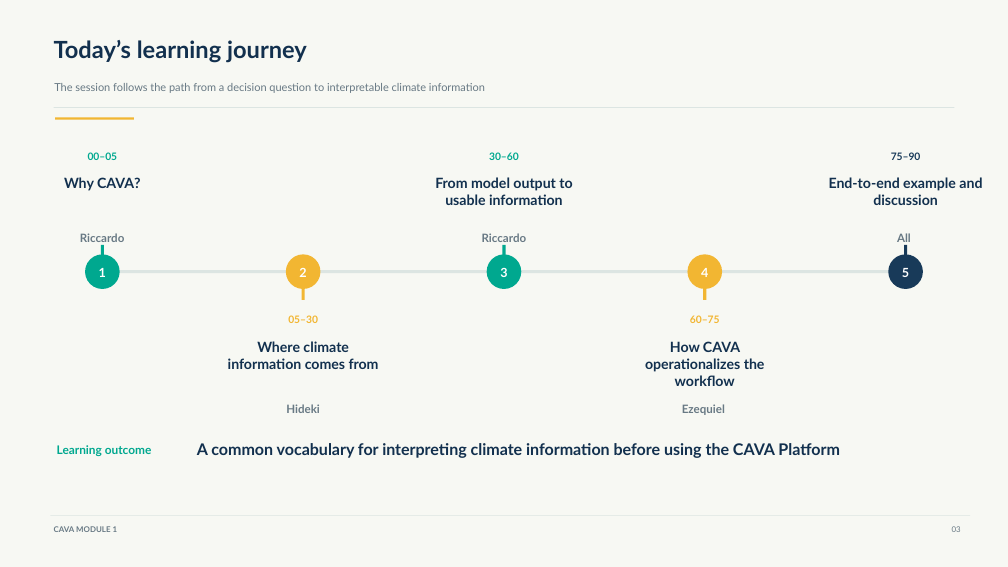
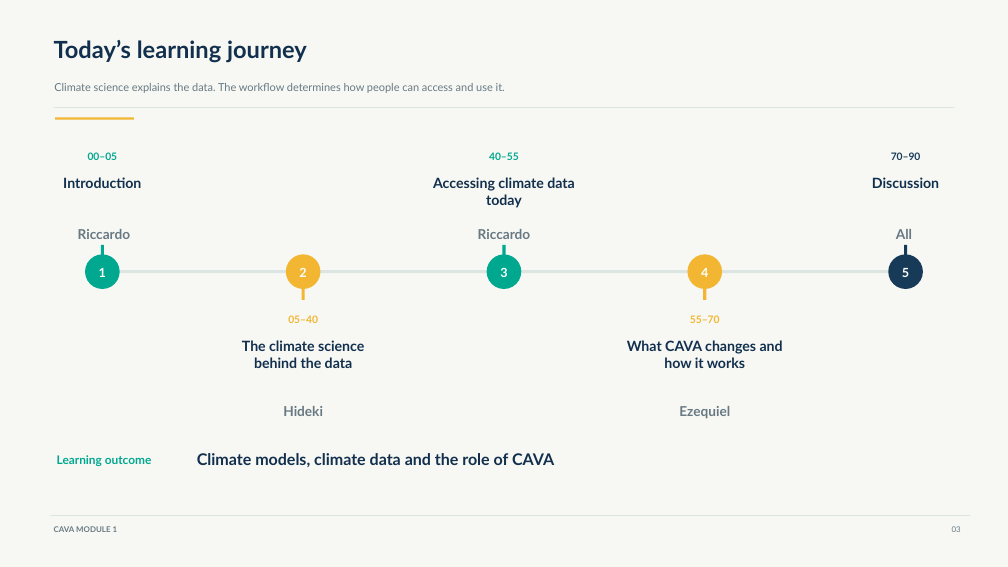
Before and after one commit to Risk-Team/trainings, a slide deck: slide 3 of CAVAtraining/HQ/day1/CAVA_Module_1.pptx. Drawn at 1008x567 pixels with LibreOffice and Linux fonts; fonts in the diff are those of the drawing. Boxes give left, top, right and bottom in pixels: in the first picture for what was removed or moved away, otherwise in the second. Text is boxed around its words. In the diff, an @@ line names an element or a change of style, - is before the commit and + after.

```diff
--- a/CAVAtraining/HQ/day1/CAVA_Module_1.pptx
+++ b/CAVAtraining/HQ/day1/CAVA_Module_1.pptx
@@ text at (54, 83, 505, 93): text changed @@
-The session follows the path from a decision question to interpretable climate information
+Climate science explains the data. The workflow determines how people can access and use it.
@@ text at (63, 177, 141, 188): text changed @@
-Why CAVA?
+Introduction
@@ text at (433, 177, 575, 208): text changed @@
-From model output to usable information
+Accessing climate data today
@@ text at (489, 152, 519, 160): text changed @@
-30–60
+40–55
@@ text at (872, 177, 939, 188): text changed @@
-End-to-end example and discussion
+Discussion
@@ text at (891, 152, 921, 160): text changed @@
-75–90
+70–90
@@ size 11 to 13 pt in 5 elements at (283, 406, 323, 416), (679, 406, 730, 419), (478, 229, 531, 239), (896, 229, 912, 239), (78, 229, 131, 239) @@
@@ text at (288, 315, 318, 323): text changed @@
-05–30
+05–40
@@ text at (690, 315, 720, 323): text changed @@
-60–75
+55–70
@@ text at (242, 340, 364, 368): text changed @@
-Where climate information comes from
+The climate science behind the data
@@ text at (627, 340, 783, 368): text changed @@
-How CAVA operationalizes the workflow
+What CAVA changes and how it works
@@ text "Learning outcome": place and size @@
-text "Learning outcome" at (57, 445, 152, 456)
+text "Learning outcome" at (57, 455, 152, 466)
@@ text at (197, 453, 554, 467): text changed @@
-A common vocabulary for interpreting climate information before using the CAVA Platform
+Climate models, climate data and the role of CAVA
```
Also in this commit, not shown: 16 other slides changed, 17 slides added, 9 slides removed, 8 other files.
